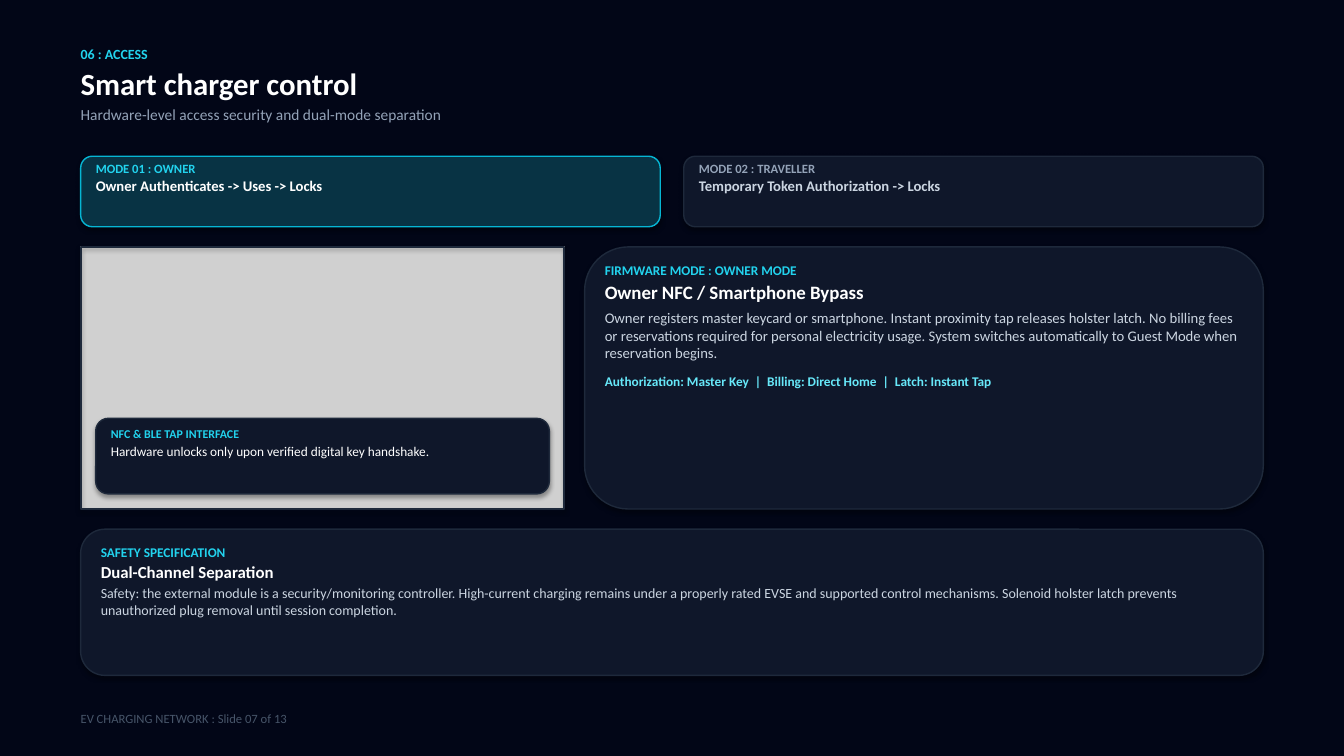
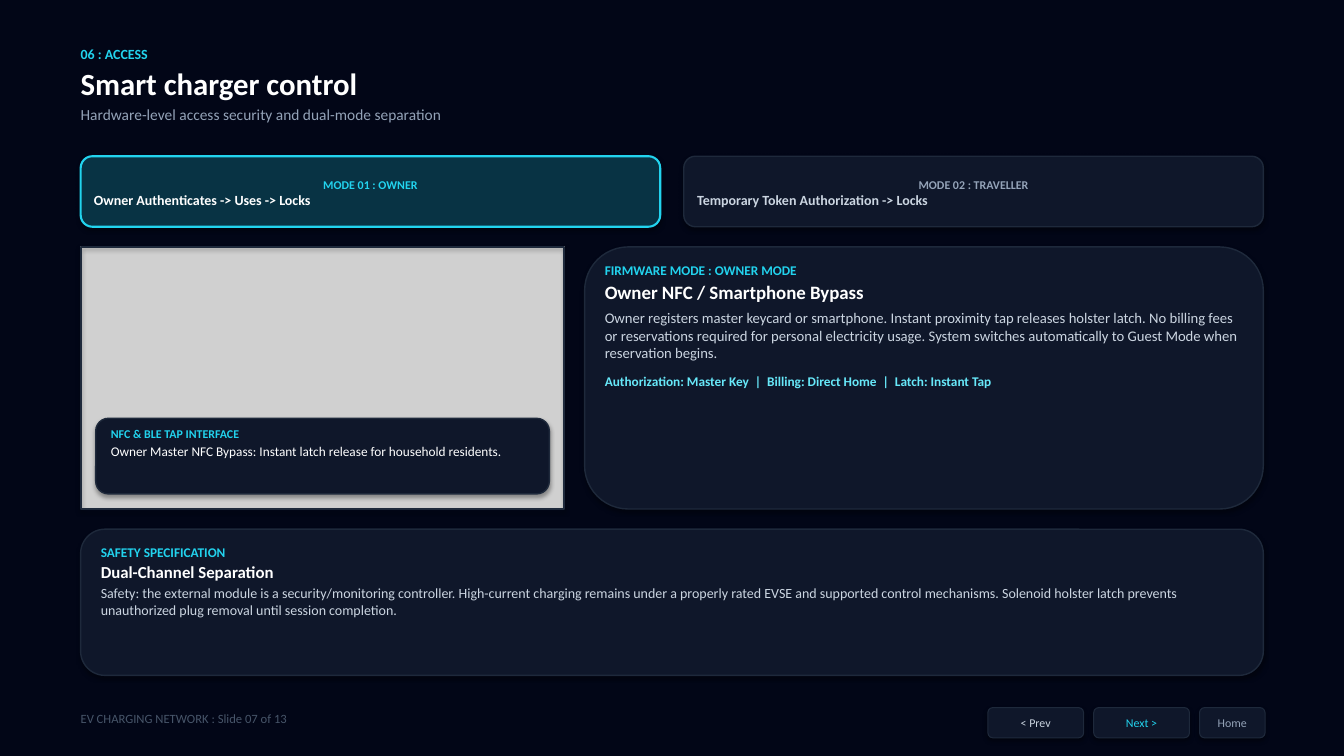
Before and after one commit to kanaseprathamesh568-a11y/ev-charging-network-presentation, a slide deck: slide 17 of EV_Charging_Network_Presentation.pptx (slide 7 before the commit). Drawn at 1344x756 pixels with LibreOffice and Linux fonts; fonts in the diff are those of the drawing; grey boxes stand for pictures. Boxes give left, top, right and bottom in pixels: in the first picture for what was removed or moved away, otherwise in the second. Text is boxed around its words. In the diff, an @@ line names an element or a change of style, - is before the commit and + after.

```diff
--- a/EV_Charging_Network_Presentation.pptx
+++ b/EV_Charging_Network_Presentation.pptx
@@ rounded rectangle "MODE 01 : OWNER": place and size @@
-rounded rectangle "MODE 01 : OWNER" at (96,165,323,191)
+rounded rectangle "MODE 01 : OWNER" at (81,156,660,227)
@@ rounded rectangle "MODE 01 : OWNER" at (81,156,660,227): size 9 to 8.5 pt in "MODE 01 : OWNER"; size 10.5 to 10 pt in "Owner Authenticates -> Uses -> Locks"; alignment left to centre; vertical alignment top to middle; fill none to #083344; outline none to #22D3EE 1.5 pt; shadow on @@
@@ rounded rectangle removed at (81,156,660,227) @@
@@ rounded rectangle "MODE 02 : TRAVELLER": place and size @@
-rounded rectangle "MODE 02 : TRAVELLER" at (699,165,941,194)
+rounded rectangle "MODE 02 : TRAVELLER" at (684,156,1263,227)
@@ rounded rectangle "MODE 02 : TRAVELLER" at (684,156,1263,227): size 9 to 8.5 pt in "MODE 02 : TRAVELLER"; size 10.5 to 10 pt in "Temporary Token Authorization -> Locks"; alignment left to centre; vertical alignment top to middle; fill none to #0F172A; outline none to #1E293B 1 pt; shadow on @@
@@ rounded rectangle removed at (684,156,1263,227) @@
@@ text at (111,446,502,458): text changed @@
-Hardware unlocks only upon verified digital key handshake.
+Owner Master NFC Bypass: Instant latch release for household residents.
@@ rounded rectangle added at (988,708,1084,738), fill #0F172A, outline #1E293B 0.75 pt, 8.5 pt, text #CBD5E1 @@
+< Prev
@@ rounded rectangle added at (1094,708,1190,738), fill #0F172A, outline #1E293B 0.75 pt, 8.5 pt, text #22D3EE @@
+Next >
@@ rounded rectangle added at (1200,708,1265,738), fill #0F172A, outline #1E293B 0.75 pt, 8.5 pt, text #94A3B8 @@
+Home
```
Also in this commit, not shown: 12 other slides changed, 14 slides added, 1 other file.
